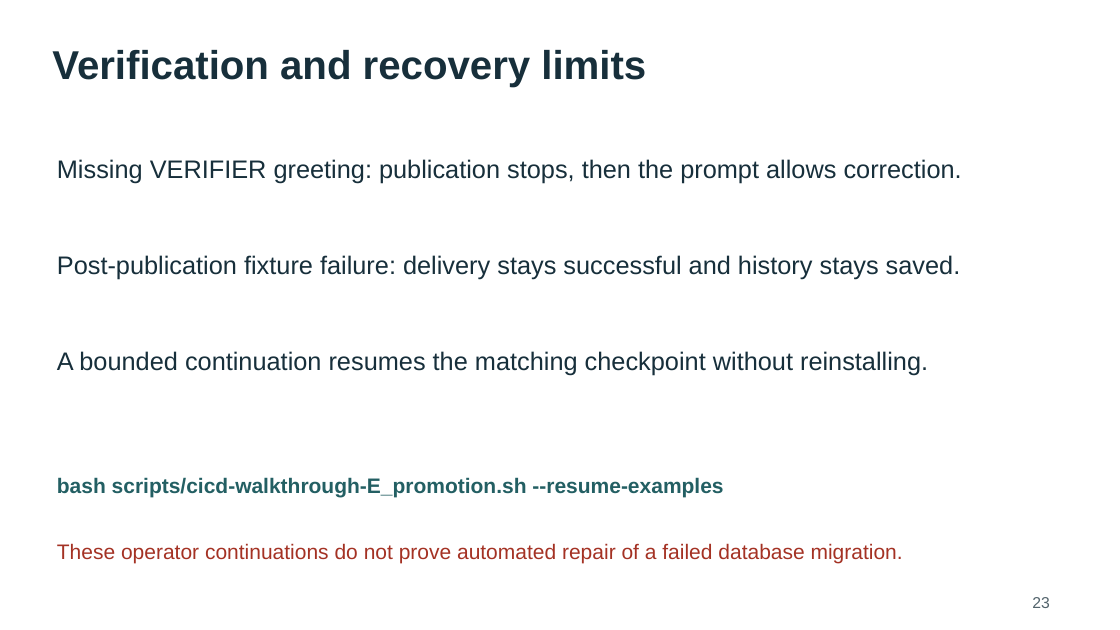
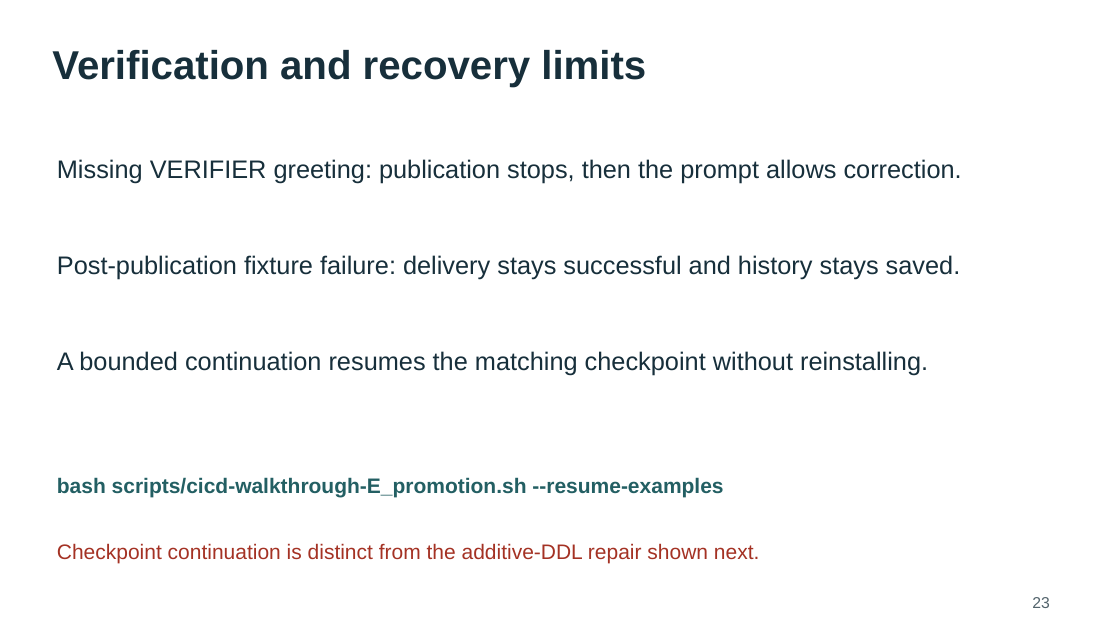
Before and after one commit to rstyczynski/APEX_CICD, a slide deck: slide 23 of progress/E.1/sprint_E.1_increment_demo.pptx. Drawn at 1120x630 pixels with LibreOffice and Linux fonts; fonts in the diff are those of the drawing. Boxes give left, top, right and bottom in pixels: in the first picture for what was removed or moved away, otherwise in the second. Text is boxed around its words. In the diff, an @@ line names an element or a change of style, - is before the commit and + after.

```diff
--- a/progress/E.1/sprint_E.1_increment_demo.pptx
+++ b/progress/E.1/sprint_E.1_increment_demo.pptx
@@ text at box(57, 543, 759, 563): text changed @@
-These operator continuations do not prove automated repair of a failed database migration.
+Checkpoint continuation is distinct from the additive-DDL repair shown next.
```
Also in this commit, not shown: 9 other slides changed, 1 slide added, 14 other files.
